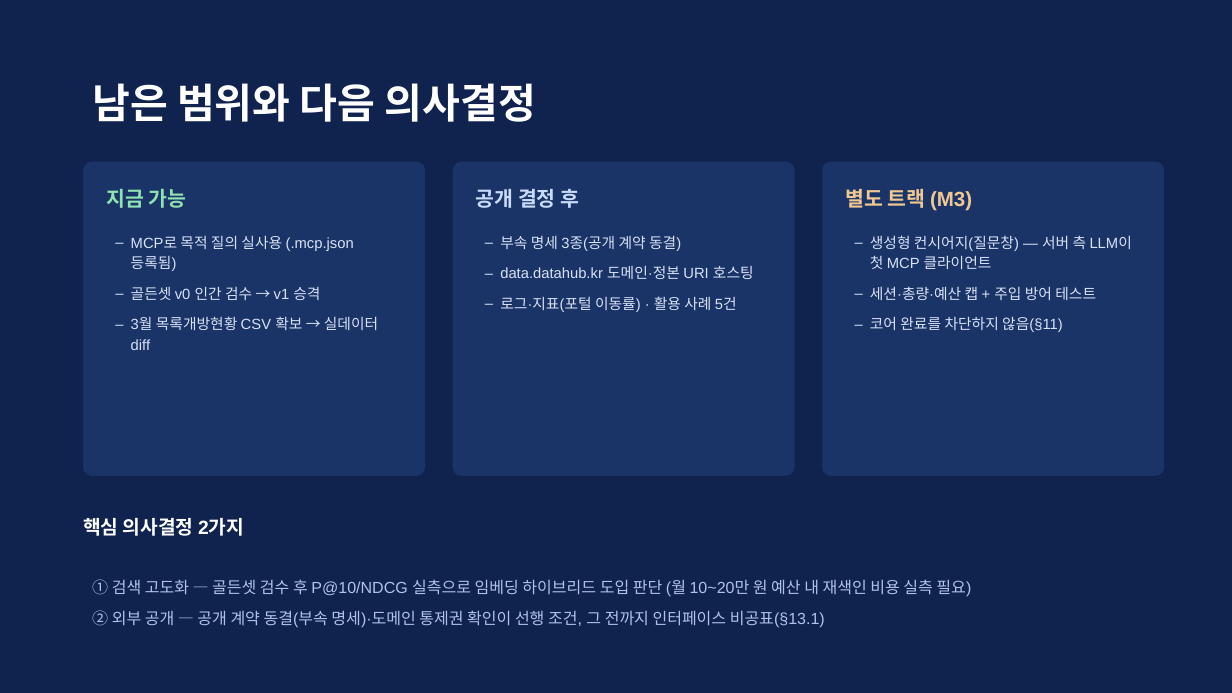
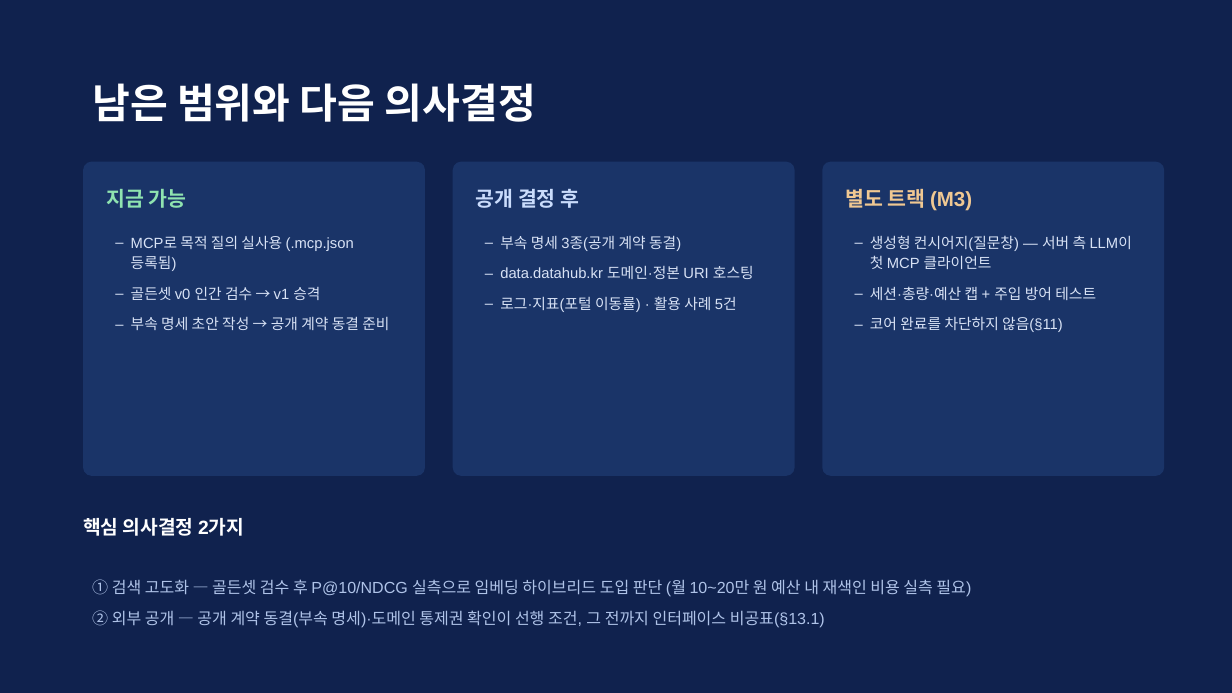
Before and after one commit to haklaekim/public-data-lens, a slide deck: slide 11 of docs/공공데이터_내비게이터_구현정리_v1.0.pptx. Drawn at 1232x693 pixels with LibreOffice and Linux fonts; fonts in the diff are those of the drawing. Boxes give left, top, right and bottom in pixels: in the first picture for what was removed or moved away, otherwise in the second. Text is boxed around its words. In the diff, an @@ line names an element or a change of style, - is before the commit and + after.

```diff
--- a/docs/공공데이터_내비게이터_구현정리_v1.0.pptx
+++ b/docs/공공데이터_내비게이터_구현정리_v1.0.pptx
@@ text at [131, 317, 389, 330]: text changed @@
-– 3월 목록개방현황 CSV 확보 → 실데이터 diff
+– 부속 명세 초안 작성 → 공개 계약 동결 준비
```
Also in this commit, not shown: 6 other slides changed, 3 other files.
